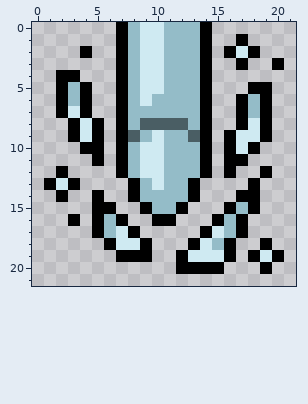
Two versions of one pixel-art sprite, Assets/Sprites/fragmentation-shell.png. Above is the file before it was changed.
The file is 110x110 pixels, drawn in blocks of 5x5; one block is one cell here.
The result:
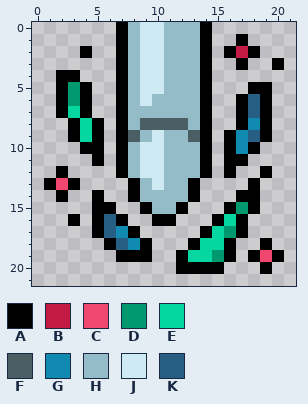
Palette (. is transparent): A #000000  B #c31a44  C #ef476f  D #00986f  E #06d6a0  F #4a5e64  G #118ab2  H #94bcc8  J #cfeaf2  K #275f84
The edit:
@@ x 0..21 @@
  1 .......AHJJHHHA..A....
- 2 ....A..AHJJHHHA.AJA...
+ 2 ....A..AHJJHHHA.ABA...
  3 .......AHJJHHHA..A..A.
  4 ..AA...AHJJHHHA.......
- 5 ..AHA..AHJJHHHA...AA..
- 6 ..AHA..AHJHHHHA..AHA..
- 7 ..AJA..AHHHHHHA..AHA..
- 8 ...AJA.AHFFFFHA..AJA..
- 9 ...AJA.AFHJHHFA.AJJA..
-10 ....AA.AHJJHHHA.AJA...
+ 5 ..ADA..AHJJHHHA...AA..
+ 6 ..ADA..AHJHHHHA..AKA..
+ 7 ..AEA..AHHHHHHA..AKA..
+ 8 ...AEA.AHFFFFHA..AGA..
+ 9 ...AEA.AFHJHHFA.AGKA..
+10 ....AA.AHJJHHHA.AGA...
 11 .....A.AHJJHHHA.AA....
 12 ..A....AHJJHHHA.A..A..
-13 .AJA....AHJHHA....A...
+13 .ACA....AHJHHA....A...
 14 ..A..A..AHHHHA...AA...
-15 .....AA..AHHA...AHA...
-16 ...A.AHA..AA...AHA....
-17 .....AHJA.....AJHA....
-18 ......AJJA...AJHA..A..
-19 .......AAA..AJJJA.AJA.
+15 .....AA..AHHA...ADA...
+16 ...A.AKA..AA...AEA....
+17 .....AKGA.....AEDA....
+18 ......AKGA...AEEA..A..
+19 .......AAA..AEEDA.ACA.
 20 ............AAAA...A..
Where, in picture pixels (left, top, right, bottom), the same in both pictures:
changed: (236, 46, 248, 58)
changed: (56, 82, 92, 190)
changed: (236, 94, 260, 154)
changed: (188, 202, 272, 262)
changed: (104, 214, 140, 250)
